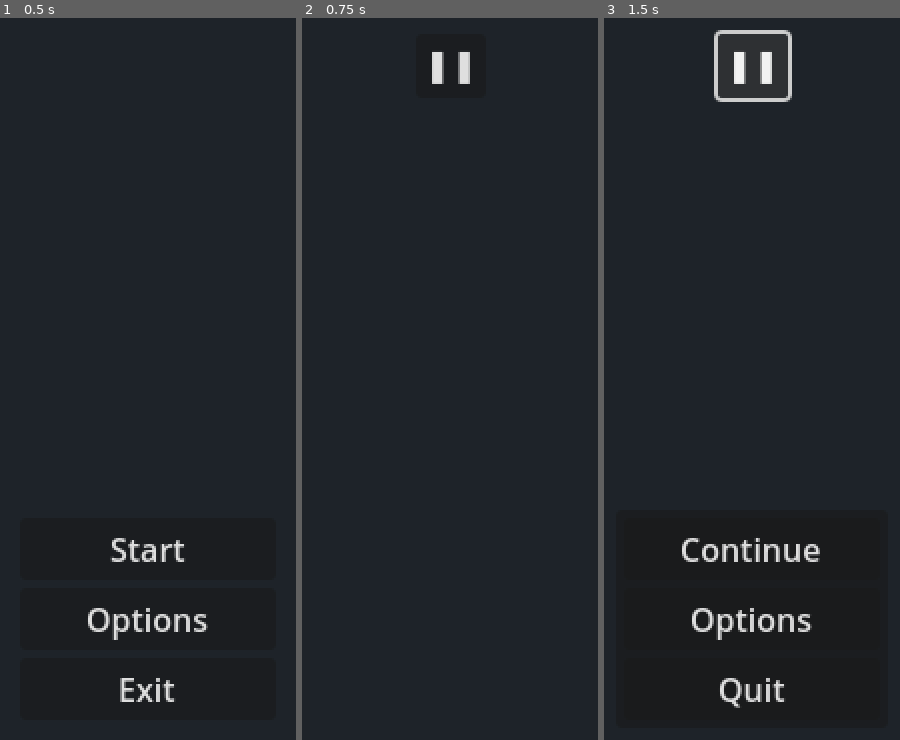
Above: before the commit, frames 1-3 (left to right).
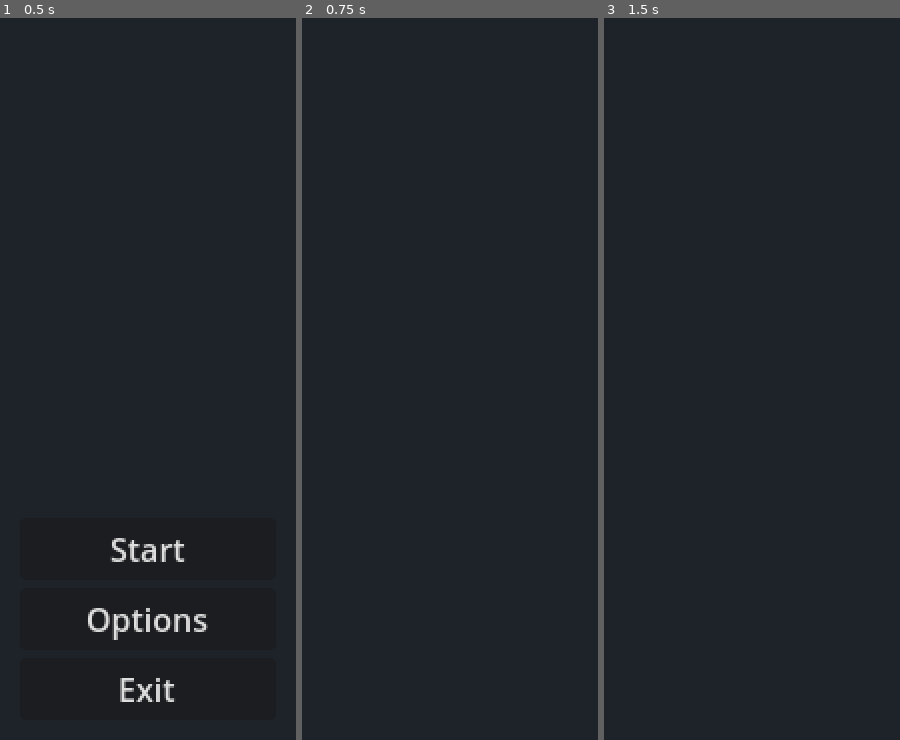
Above: after the commit, the same moments.

Repository: cyber-amr/kalam-katheeb
Game: Godot game, scene res://scenes/main_menu.tscn
Two runs of this game, one before a commit and one after it. Both use one fixed random seed, a clock stepped at 60 frames per second and the inputs below.
Inputs (mouse positions are in pixels of both pictures, inside the frame that each line leads up to):
- Up to frame 1 (0.5 s): no input
- Up to frame 2 (0.75 s): click "Start" at 0.5 s
- Up to frame 3 (1.5 s): click (752, 68) at 1.25 s, where only the run before the commit has a clickable "❚❚"

Frame 1 is identical in both runs. In frame 2, 0.4% of the frame differs, in the area x 43-57%, y 4-10%; in frame 3, 2.7%, in the area x 26-73%, y 1-96%.

Commit message:
rm removed scene

Diff:
--- a/scenes/realm.tscn
+++ b/scenes/realm.tscn
@@ -1,7 +1,3 @@
-[gd_scene load_steps=2 format=3 uid="uid://btwaia2bbel8"]
-
-[ext_resource type="PackedScene" uid="uid://jedrohy0x1j1" path="res://scenes/player.tscn" id="1_oikyx"]
+[gd_scene format=3 uid="uid://btwaia2bbel8"]
 
 [node name="realm" type="Node"]
-
-[node name="player" parent="." instance=ExtResource("1_oikyx")]
